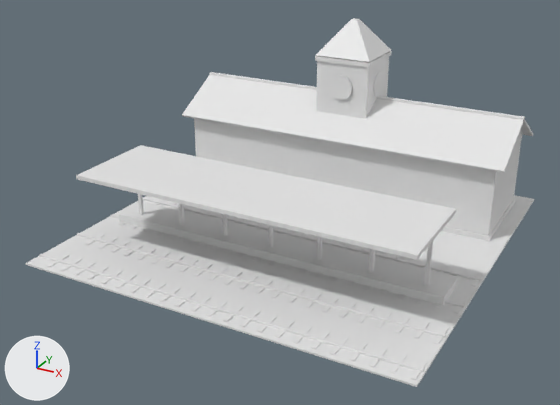
One commit to the glTF model assets/models/train_station.glb: the scene before it, then after it.
One viewpoint serves both versions: a 50 mm camera at (10.13, -19.87, 10.71) aimed at (-0.25, -1.01, 1.28). Arrows for +X, +Y and +Z are at lower left; the lights stay in place. The picture after the commit comes second. Where no turn or scale is listed for an object, it has been applied to the vertices. Vertices at exactly the same position are counted once.

The first picture shows 'Train_station'.
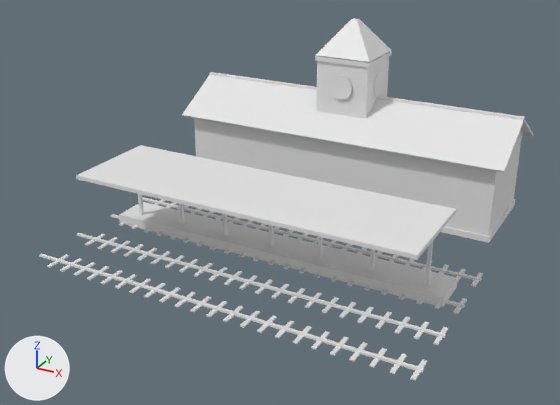
Where the change shows, as pixel boxes (x1, y1, x2, y2) in the pictures (560 x 405 px):
```json
{"object": "Train_station", "change": "reshaped", "before": [25, 18, 534, 387], "after": [39, 18, 533, 381]}
{"part": 1, "of": "me_train_station", "change": "deleted", "before": [25, 195, 534, 387]}
```

Scene script edits in JSON lines:
```json
{"block": "me_train_station", "where": "# used by ob_train_station; location = (0.0, 0.0, 0.0)"}
{"op": "remove", "block": "me_train_station", "code": "me_train_station.from_pydata(...)  # 1074 vertices, 1654 faces; spans x -5.95..5.95, y -5.95..5.95, z 0.0..6.05"}
{"op": "add", "block": "me_train_station", "code": "me_train_station.from_pydata(...)  # 1066 vertices, 1642 faces; spans x -5.9..5.9, y -5.8..5.52, z 0.0..6.05"}
{"block": "me_train_station", "change": "me_train_station part 1: the loose piece of 8 vertices spanning x -5.95..5.95, y -5.95..5.95, z 0.0..0.05 is deleted"}
```
